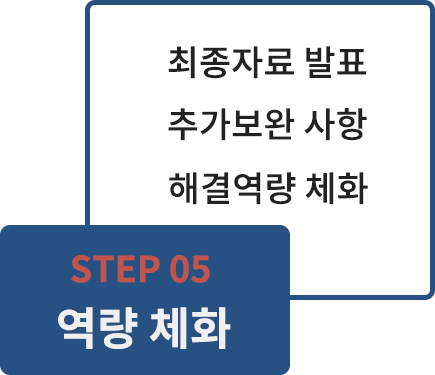
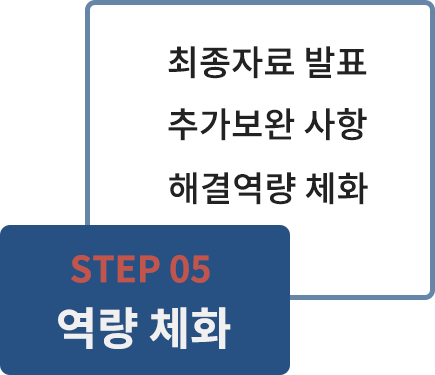
Two versions of the same layered image (435 × 375). Layer-by-layer changes:
"모서리가 둥근 직사각형 1": opacity 100% → 70% over [85,0,435,300]
